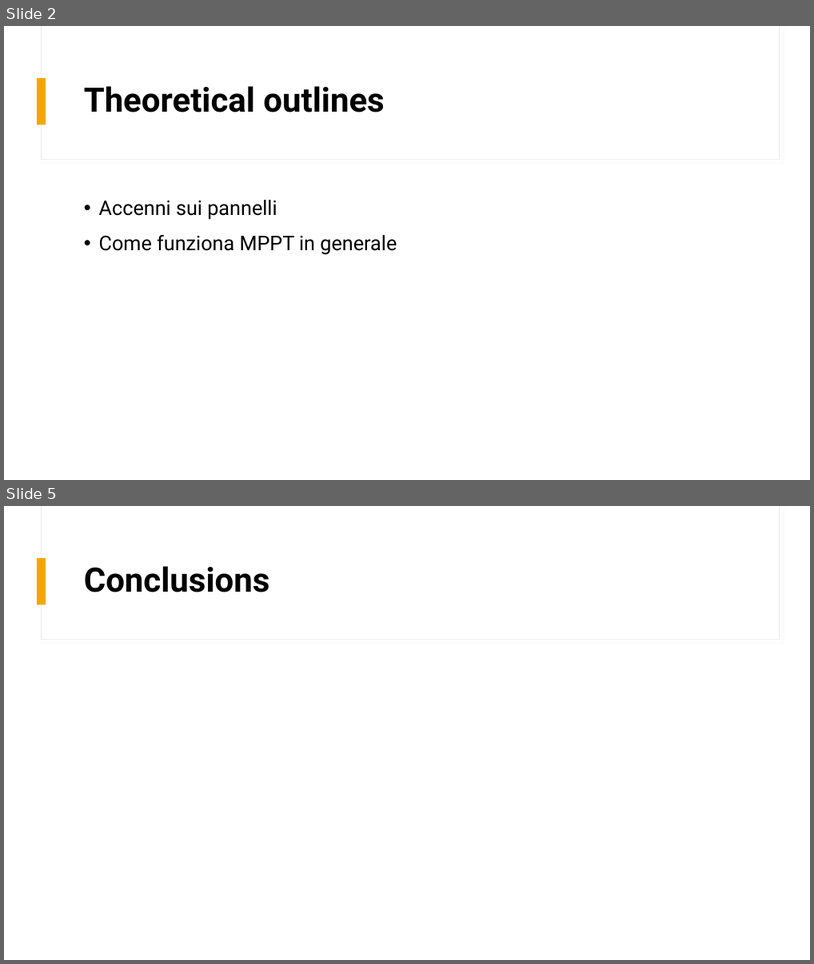
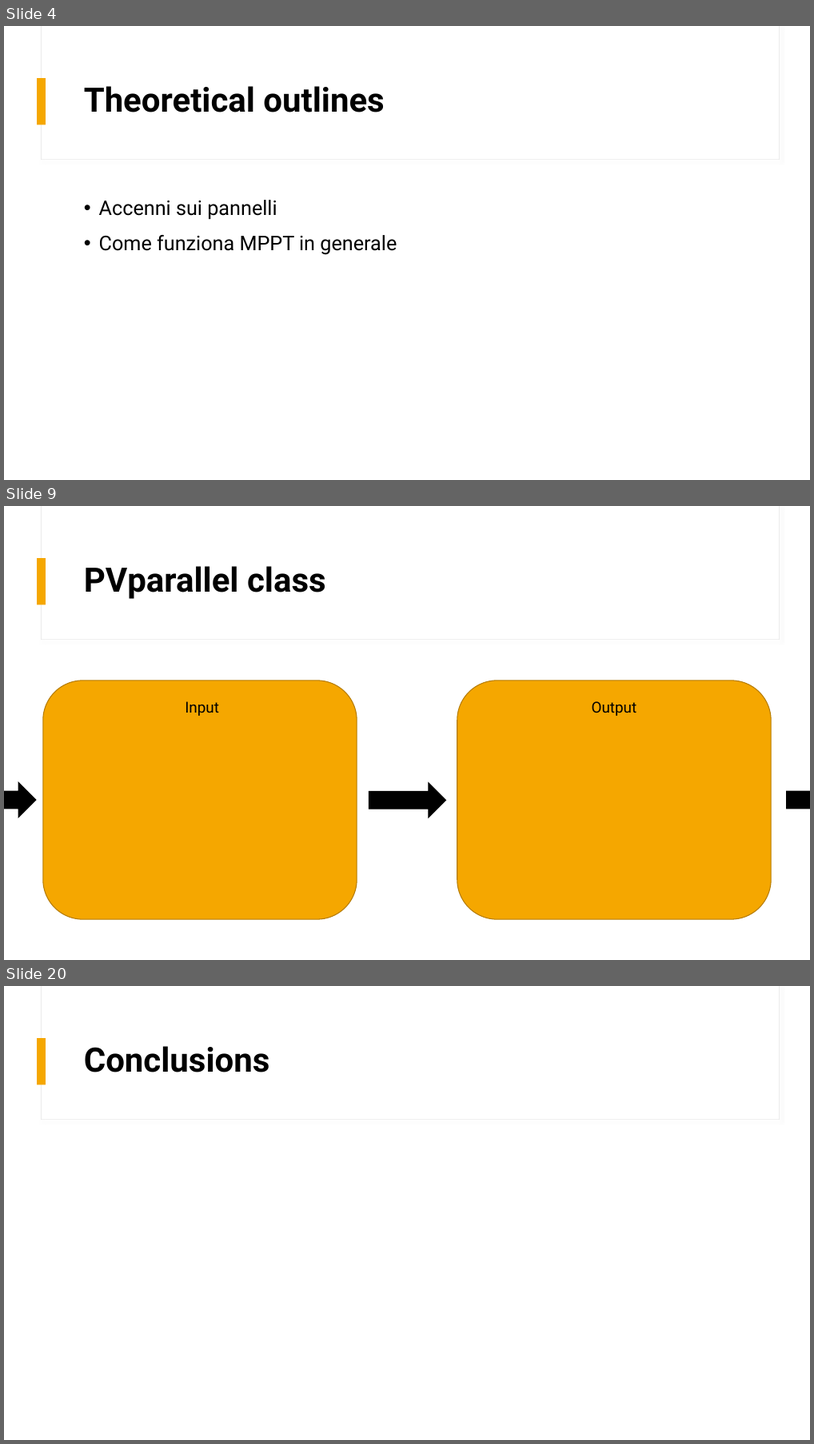
Before and after one commit to mdg217/RenewableEnergyProject, a slide deck: ProgettoRESM.pptx. Shown one above the other, each under a label of ours: slides 2 and 5 before the commit, slides 4, 9 and 20 after it; the slides between them are not shown. The pictures are 814x964 and 814x1444 pixels, drawn with LibreOffice and Linux fonts; fonts in the diff are those of the drawing. Boxes give left, top, right and bottom in pixels: in the first picture for what was removed or moved away, otherwise in the second. Text is boxed around its words. In the diff, an @@ line names an element or a change of style, - is before the commit and + after.

```diff
--- a/ProgettoRESM.pptx
+++ b/ProgettoRESM.pptx
@@ slide 9 added at [4, 506, 810, 960], background #FFFFFF; not listed: 3 template elements that a slide beside it also shows @@
@@ title added at [84, 566, 326, 599], 40 pt, text #000000, bold @@
+PVparallel class
@@ rounded rectangle added at [43, 680, 358, 919], fill #F5A700, outline #B57C00 1 pt @@
@@ rounded rectangle added at [458, 680, 772, 919], fill #F5A700, outline #B57C00 1 pt @@
@@ text added at [185, 701, 219, 716], 18 pt, text #000000 @@
+Input
@@ text added at [592, 701, 638, 716], 18 pt, text #000000 @@
+Output
@@ right arrow added at [4, 783, 35, 817], fill #000000, outline #000000 1 pt @@
@@ right arrow added at [370, 783, 446, 817], fill #000000, outline #000000 1 pt @@
@@ right arrow added at [787, 783, 810, 817], fill #000000, outline #000000 1 pt @@
@@ what was slide 2 is now slide 4 @@
@@ what was slide 5 is now slide 20 @@
```
Also in this commit, not shown: 16 other slides added, 2 slides removed, 9 other files.
